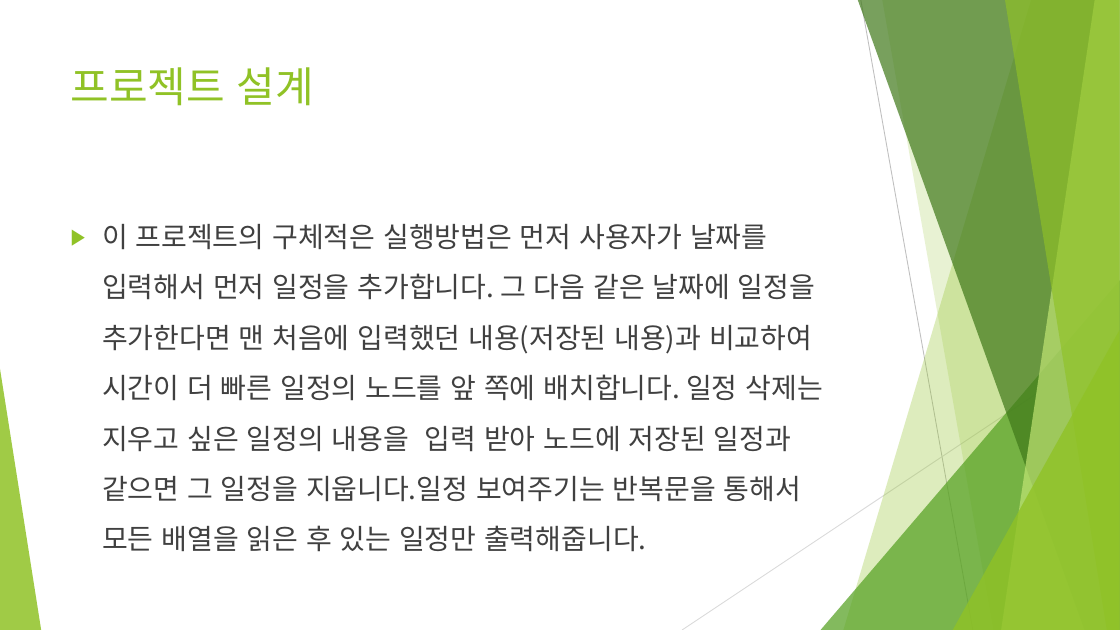
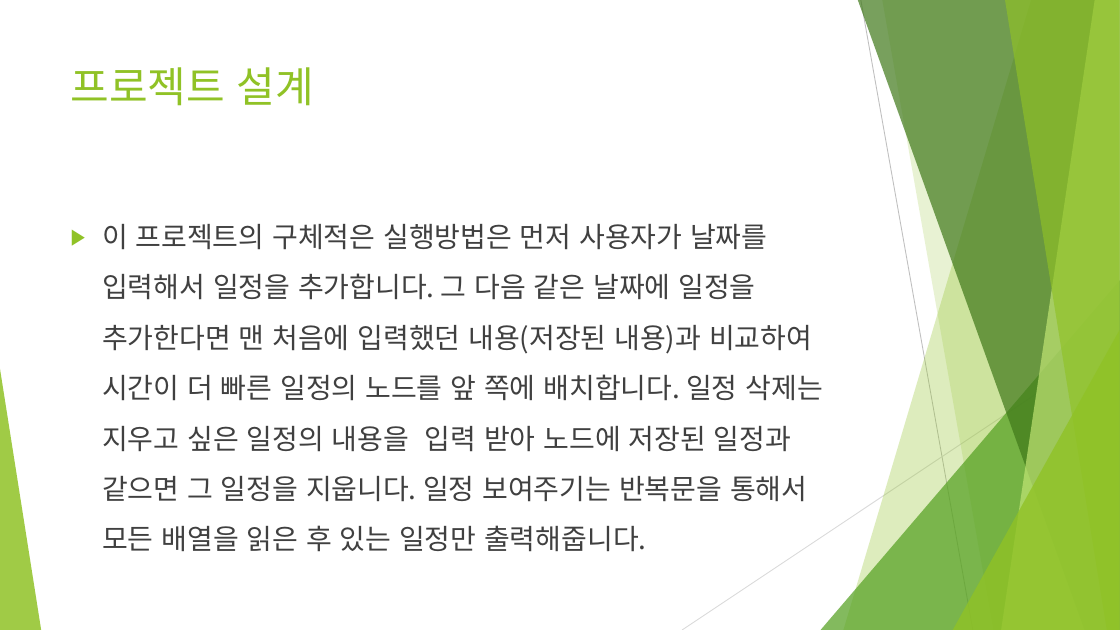
Before and after one commit to hoinAssn/clock-date, a slide deck: slide 6 of 내가 만든 프로젝트 발표.pptx. Drawn at 1120x630 pixels with LibreOffice and Linux fonts; fonts in the diff are those of the drawing. Boxes give left, top, right and bottom in pixels: in the first picture for what was removed or moved away, otherwise in the second. Text is boxed around its words. In the diff, an @@ line names an element or a change of style, - is before the commit and + after.

```diff
--- a/내가 만든 프로젝트 발표.pptx
+++ b/내가 만든 프로젝트 발표.pptx
@@ text at [102, 224, 823, 552]: text changed @@
-▶ 이 프로젝트의 구체적은 실행방법은 먼저 사용자가 날짜를 입력해서 먼저 일정을 추가합니다. 그 다음 같은 날짜에 일정을 추가한다면 맨 처음에 입력했던 내용(저장된 내용)과 비교하여 시간이 더 빠른 일정의 노드를 앞 쪽에 배치합니다. 일정 삭제는 지우고 싶은 일정의 내용을 입력 받아 노드에 저장된 일정과 같으면 그 일정을 지웁니다.일정 보여주기는 반복문을 통해서 모든 배열을 읽은 후 있는 일정만 출력해줍니다.
+▶ 이 프로젝트의 구체적은 실행방법은 먼저 사용자가 날짜를 입력해서 일정을 추가합니다. 그 다음 같은 날짜에 일정을 추가한다면 맨 처음에 입력했던 내용(저장된 내용)과 비교하여 시간이 더 빠른 일정의 노드를 앞 쪽에 배치합니다. 일정 삭제는 지우고 싶은 일정의 내용을 입력 받아 노드에 저장된 일정과 같으면 그 일정을 지웁니다. 일정 보여주기는 반복문을 통해서 모든 배열을 읽은 후 있는 일정만 출력해줍니다.
```
Also in this commit, not shown: 3 other slides changed.
